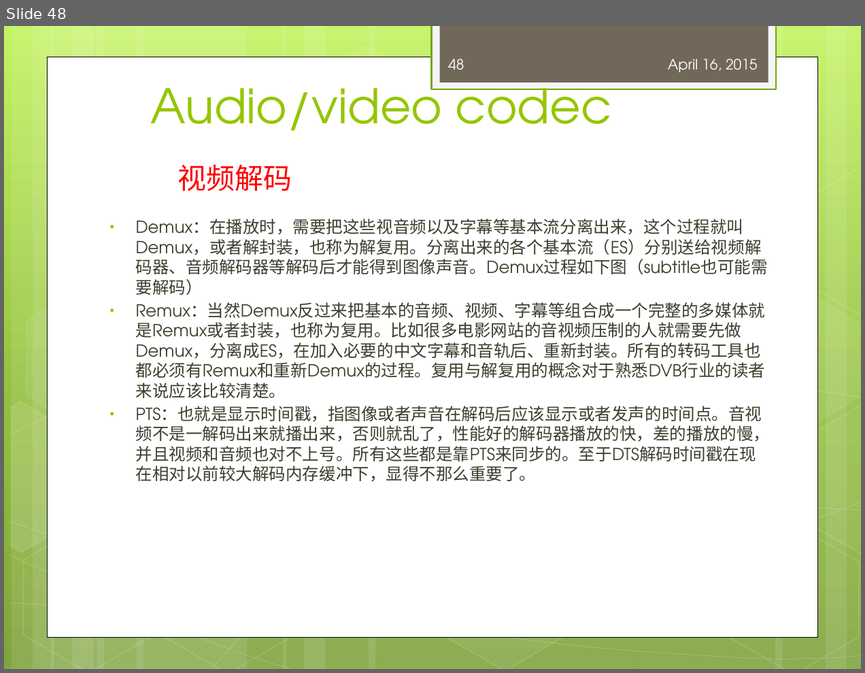
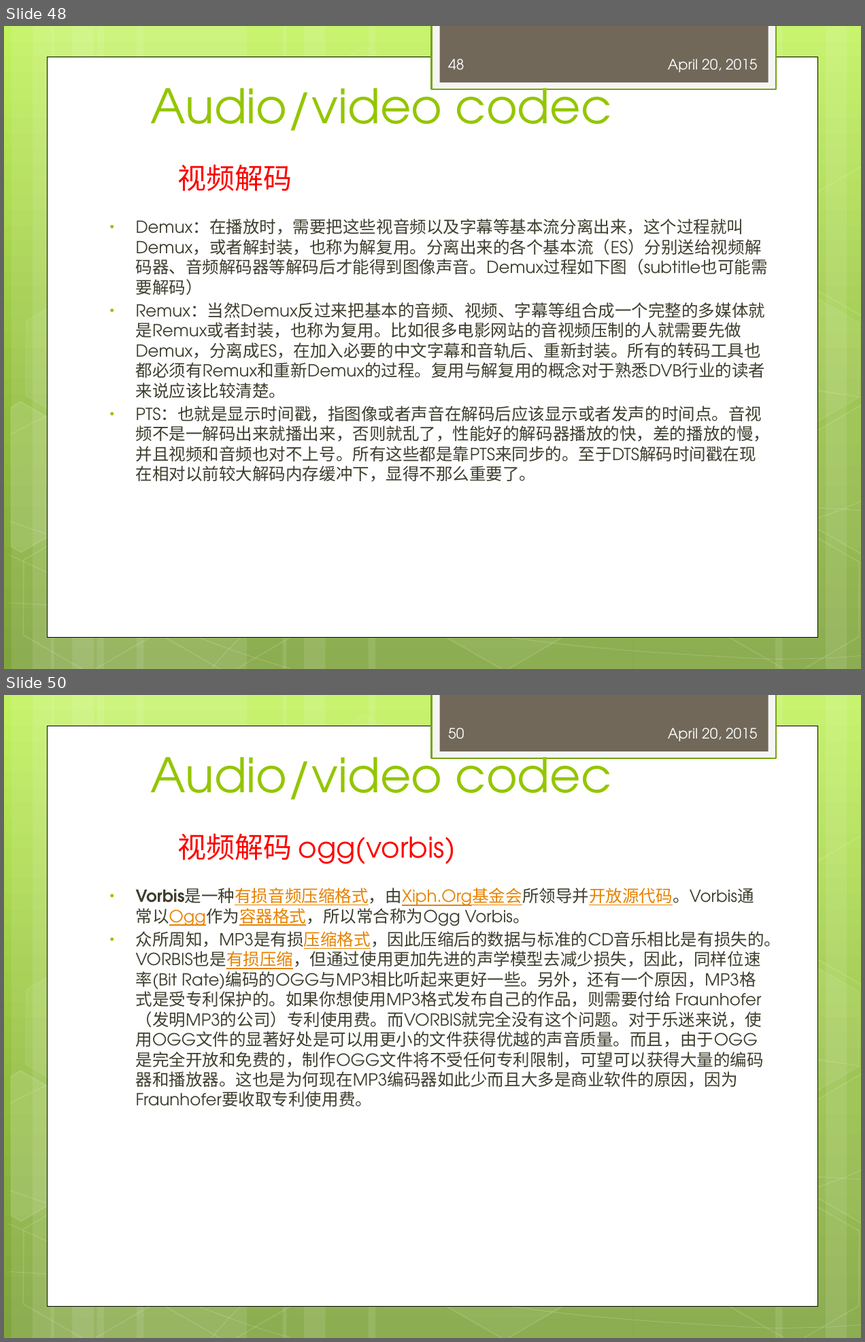
Before and after one commit to peterjerry/MeetSDK, a slide deck: engine2/Doc/training/mediaplayer_training.pptx. Shown one above the other, each under a label of ours: slide 48 before the commit, slides 48 and 50 after it; the slides between them are not shown. The pictures are 865x673 and 865x1342 pixels, drawn with LibreOffice and Linux fonts; fonts in the diff are those of the drawing. Boxes give left, top, right and bottom in pixels: in the first picture for what was removed or moved away, otherwise in the second. Text is boxed around its words. In the diff, an @@ line names an element or a change of style, - is before the commit and + after.

Commit message:
1 fix audio mode surface release problem 2 add meetplayer resource 3 fix xoplayer UpdateCheckEvent 4 update training ppt 5 fix fifobuffer.cpp

```diff
--- a/engine2/Doc/training/mediaplayer_training.pptx
+++ b/engine2/Doc/training/mediaplayer_training.pptx
@@ slide 50 added at [4,695,861,1338], background gradient #C3F35F to #93BF3F to #81A53E; not listed: 31 template elements that a slide beside it also shows @@
@@ page number added at [448,728,464,739], 12 pt, text #FEFEFE @@
+50
@@ text added at [668,728,757,741], 12 pt, text #FEFEFE @@
+April 20, 2015
@@ title added at [151,743,612,800], 40 pt, text #94C600 @@
+Audio/video codec
@@ text added at [178,833,456,864], 24 pt, text #FF0000 @@
+视频解码 ogg(vorbis)
@@ text added at [136,887,781,1106], 14 pt, text #3E3D2D @@
+• Vorbis是一种有损音频压缩格式，由Xiph.Org基金会所领导并开放源代码。Vorbis通常以Ogg作为容器格式，所以常合称为Ogg Vorbis。
+• 众所周知，MP3是有损压缩格式，因此压缩后的数据与标准的CD音乐相比是有损失的。VORBIS也是有损压缩，但通过使用更加先进的声学模型去减少损失，因此，同样位速率(Bit Rate)编码的OGG与MP3相比听起来更好一些。另外，还有一个原因，MP3格式是受专利保护的。如果你想使用MP3格式发布自己的作品，则需要付给 Fraunhofer（发明MP3的公司）专利使用费。而VORBIS就完全没有这个问题。对于乐迷来说，使用OGG文件的显著好处是可以用更小的文件获得优越的声音质量。而且，由于OGG是完全开放和免费的，制作OGG文件将不受任何专利限制，可望可以获得大量的编码器和播放器。这也是为何现在MP3编码器如此少而且大多是商业软件的原因，因为Fraunhofer要收取专利使用费。
@@ slide 48 changed as well @@
@@ text at [668,59,757,72]: text changed @@
-April 16, 2015
+April 20, 2015
```
Also in this commit, not shown: 56 other slides changed, 4 other slides added, 32 other files.
